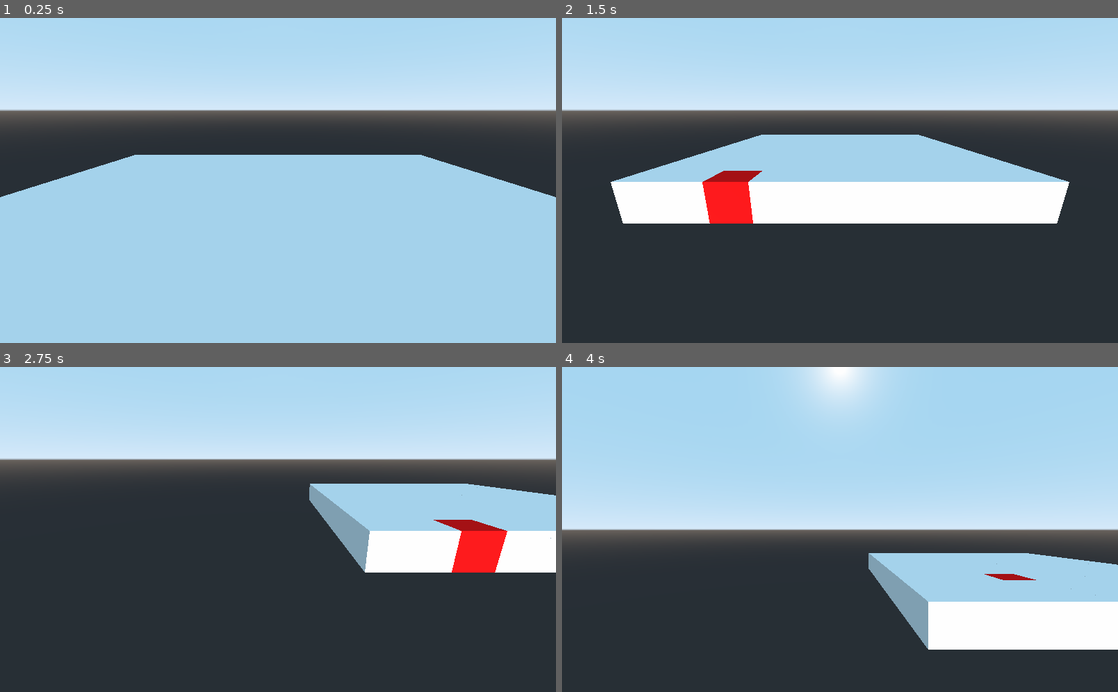
Above: before the commit, frames 1-4 (two rows, left to right).
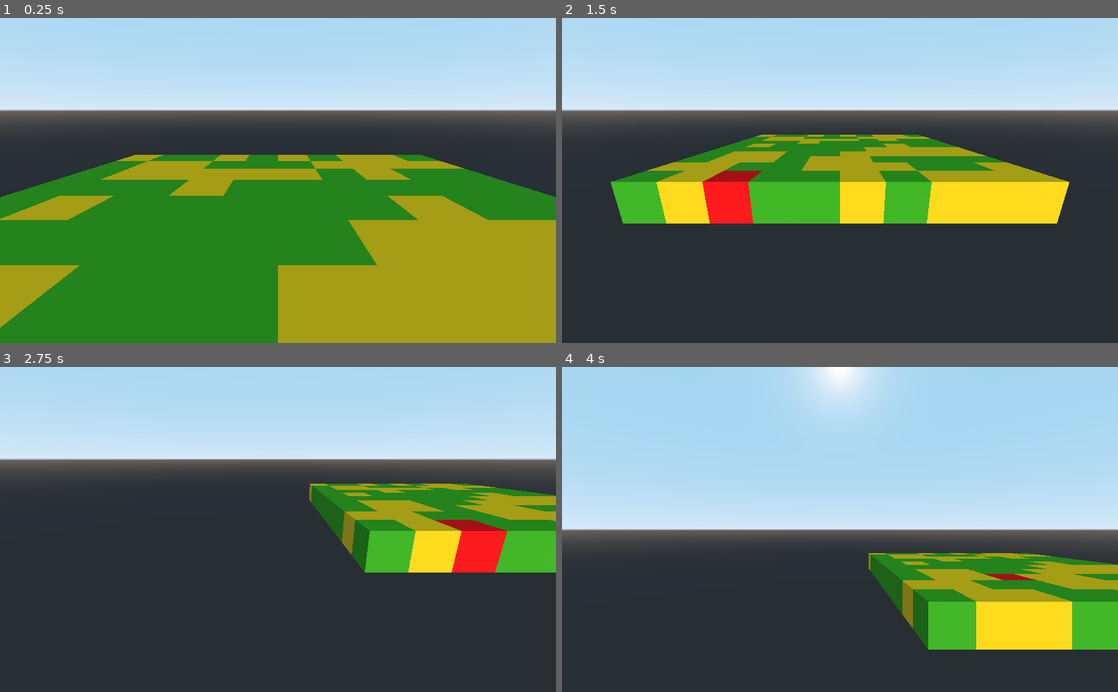
Above: after the commit, the same moments.

Repository: sisipun/Bugttle3D
Game: Godot game, scene res://Level/Level.tscn
The game is run twice, just before and just after one commit, with the same random seed, the same clock (stepped at 60 frames per second) and the same inputs.
Inputs (mouse positions are in pixels of both pictures, inside the frame that each line leads up to):
- Up to frame 1 (0.25 s): no input
- Up to frame 2 (1.5 s): tap Enter at 0.5 s; move the mouse to (962, 164) at 0.52 s; hold S (camera_back) 0.53-1.28 s; click (962, 164) at 0.67 s; move the mouse to (728, 196) at 1.27 s; tap W (camera_forward) at 1.35 s; click (728, 196) at 1.42 s
- Up to frame 3 (2.75 s): tap Space at 2 s; move the mouse to (333, 458) at 2.02 s; hold A (camera_left) from 2.03 s (still down); click (333, 458) at 2.17 s
- Up to frame 4 (4 s): move the mouse to (812, 594) at 2.77 s; release A (camera_left) at 2.78 s; tap D (camera_right) at 2.85 s; click (812, 594) at 2.92 s; tap Enter at 3.5 s; move the mouse to (1006, 578) at 3.52 s; hold Middle mouse button (camera_rotation) from 3.53 s (still down); click (1006, 578) at 3.67 s

The runs differ from the first frame. In frame 1, 55% of the frame differs, in the area x 0-100%, y 42-100%; in frame 2, 17%; in frame 3, 9.4%; in frame 4, 12%.

Commit message:
Create TileData to incapsulate different tile types

Diff:
--- /dev/null
+++ b/Data/Tiles/Ground.tres
@@ -0,0 +1,11 @@
+[gd_resource type="Resource" load_steps=3 format=2]
+
+[ext_resource path="res://Level/Data/TileData.gd" type="Script" id=1]
+
+[sub_resource type="SpatialMaterial" id=1]
+albedo_color = Color( 0.215686, 0.623529, 0.0666667, 1 )
+
+[resource]
+script = ExtResource( 1 )
+cost = 1
+material = SubResource( 1 )
--- /dev/null
+++ b/Data/Tiles/Sand.tres
@@ -0,0 +1,11 @@
+[gd_resource type="Resource" load_steps=3 format=2]
+
+[ext_resource path="res://Level/Data/TileData.gd" type="Script" id=1]
+
+[sub_resource type="SpatialMaterial" id=1]
+albedo_color = Color( 1, 0.74902, 0, 1 )
+
+[resource]
+script = ExtResource( 1 )
+cost = 2
+material = SubResource( 1 )
--- /dev/null
+++ b/Level/Data/TileData.gd
@@ -0,0 +1,8 @@
+extends Resource
+
+
+class_name TileData
+
+
+export(int) var cost = 0
+export(Material) var material = null
--- a/Level/Level.gd
+++ b/Level/Level.gd
@@ -5,6 +5,7 @@
 
 
 export (PackedScene) var _tile_scene = _tile_scene as PackedScene
+export (Array, Resource) var _tile_types
 export (int) var size = 5
 
 
@@ -17,7 +18,13 @@
 		for y in range(size):
 			var tile: Tile = _add_tile()
 			var offset: float = (size - 1.0) / 2.0
-			tile.init(x, y, 1, Vector3((x - offset) * tile.length(), 0, (y - offset) * tile.width()))
+			var tile_type_index = randi() % len(_tile_types)
+			tile.init(
+				x,
+				y,
+				_tile_types[tile_type_index],
+				Vector3((x - offset) * tile.length(), 0, (y - offset) * tile.width())
+			)
 
 
 func _add_tile() -> Tile:
--- a/Level/Level.tscn
+++ b/Level/Level.tscn
@@ -1,12 +1,15 @@
-[gd_scene load_steps=4 format=2]
+[gd_scene load_steps=6 format=2]
 
 [ext_resource path="res://Level/Level.gd" type="Script" id=1]
 [ext_resource path="res://Level/Tile.tscn" type="PackedScene" id=2]
 [ext_resource path="res://Level/Camera.gd" type="Script" id=3]
+[ext_resource path="res://Data/Tiles/Ground.tres" type="Resource" id=4]
+[ext_resource path="res://Data/Tiles/Sand.tres" type="Resource" id=5]
 
 [node name="Level" type="Spatial"]
 script = ExtResource( 1 )
 _tile_scene = ExtResource( 2 )
+_tile_types = [ ExtResource( 4 ), ExtResource( 5 ) ]
 size = 10
 
 [node name="Camera" type="Camera" parent="."]
--- a/Level/Tile.gd
+++ b/Level/Tile.gd
@@ -9,20 +9,21 @@
 
 export (NodePath) onready var _shape = get_node(_shape) as CollisionShape
 export (NodePath) onready var _body = get_node(_body) as MeshInstance
-export (Material) var _material
 export (Material) var _clicked_material
 
 
 var _x = 0
 var _y = 0
 var _cost = 0
+var _material = null
 
 
-func init(x: int, y: int, cost: int, position: Vector3) -> void:
+func init(x: int, y: int, data: TileData, position: Vector3) -> void:
 	self.transform.origin = position
 	self._x = x
 	self._y = y
-	self._cost = cost
+	self._cost = data.cost
+	self._material = data.material
 	self.set_unclicked()
 
 
--- a/Level/Tile.tscn
+++ b/Level/Tile.tscn
@@ -12,7 +12,6 @@
 script = ExtResource( 1 )
 _shape = NodePath("Shape")
 _body = NodePath("Body")
-_material = ExtResource( 2 )
 _clicked_material = ExtResource( 3 )
 
 [node name="Shape" type="CollisionShape" parent="."]
--- a/project.godot
+++ b/project.godot
@@ -18,10 +18,16 @@
 "class": "Tile",
 "language": "GDScript",
 "path": "res://Level/Tile.gd"
+}, {
+"base": "Resource",
+"class": "TileData",
+"language": "GDScript",
+"path": "res://Level/Data/TileData.gd"
 } ]
 _global_script_class_icons={
 "Level": "",
-"Tile": ""
+"Tile": "",
+"TileData": ""
 }
 
 [application]
